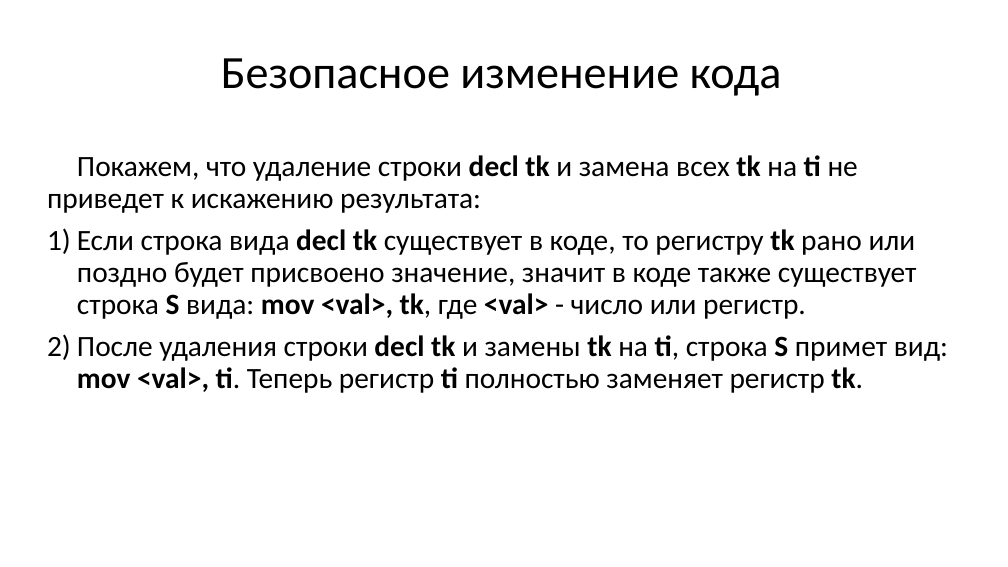
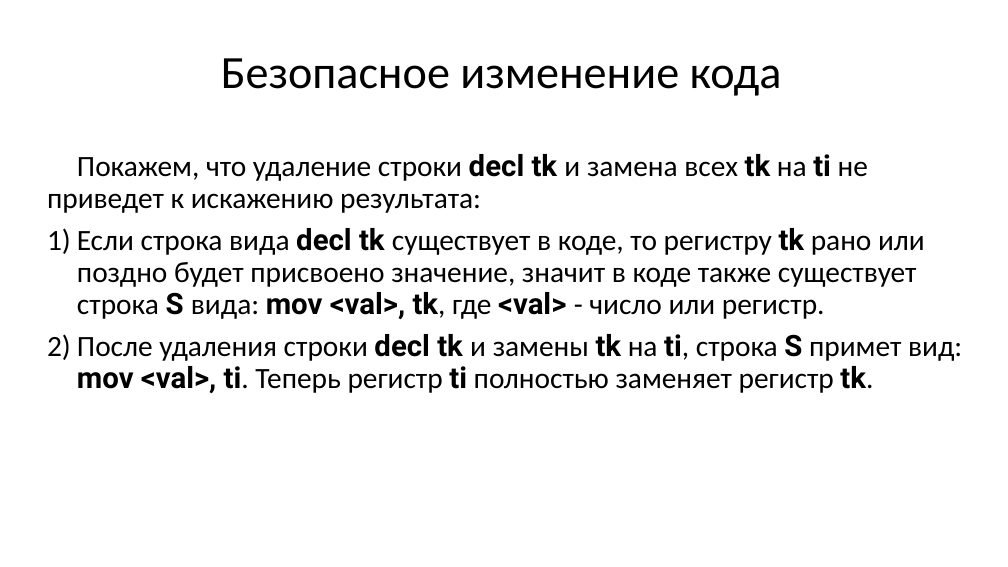
Before and after one commit to goddamnteam/korzun, a slide deck: slide 35 of task3.pptx. Drawn at 1008x567 pixels with LibreOffice and Linux fonts; fonts in the diff are those of the drawing. Boxes give left, top, right and bottom in pixels: in the first picture for what was removed or moved away, otherwise in the second. Text is boxed around its words. In the diff, an @@ line names an element or a change of style, - is before the commit and + after.

```diff
--- a/task3.pptx
+++ b/task3.pptx
@@ text "Покажем, что удаление строки decl ..." at (47,154,962,393): font Calibri to Roboto in "decl tk tk ti", "decl tk tk S mov <val>, tk, ...", "decl tk tk ti, S mov <val>, ..." @@
```
Also in this commit, not shown: 14 other slides changed.
